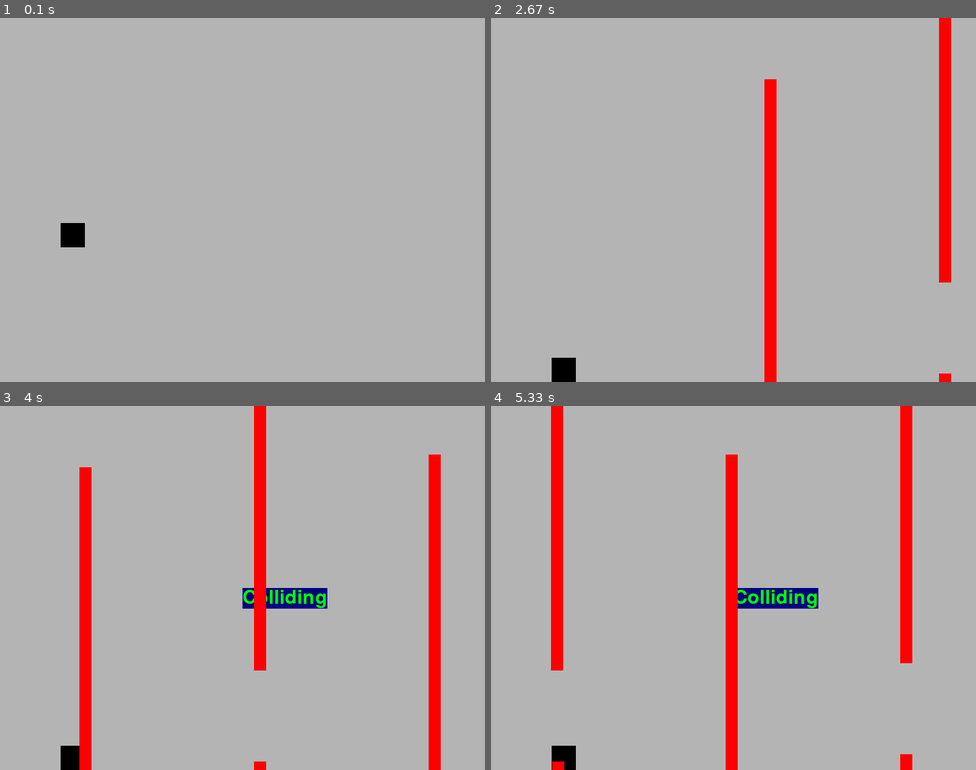
Above: before the commit, frames 1-4 (two rows, left to right).
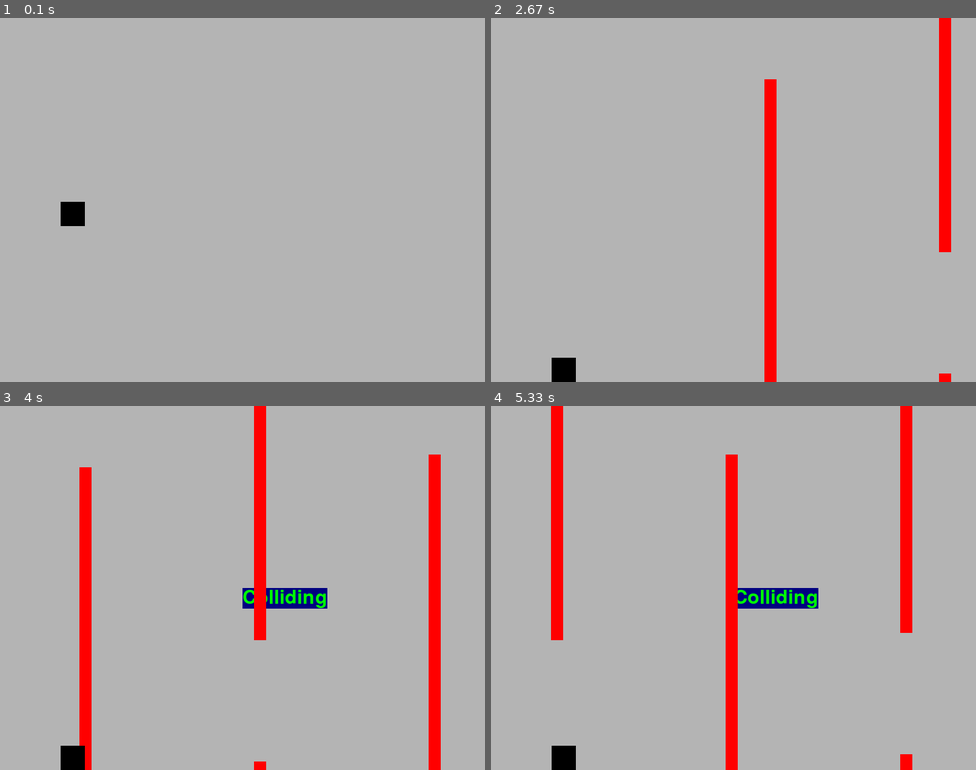
Above: after the commit, the same moments.

Repository: rodolfofrainer/pytorchPygameAI
Game: pygame game, started from main.py
The game is run twice, just before and just after one commit, with the same random seed, the same clock (stepped at 60 frames per second) and the same inputs.
Inputs:
- Up to frame 1 (0.1 s): no input
- Up to frame 2 (2.67 s): tap Space at 0.33 s
- Up to frame 3 (4 s): no input
- Up to frame 4 (5.33 s): no input

The runs differ from the first frame. In frame 1, 0.6% of the frame differs, in the area x 12-18%, y 50-63%; in frame 2, 0.2%; in frame 3, 0.3%; in frame 4, 0.5%.

Commit message:
incorporate acceleration based speed into player

Diff:
--- a/constants.py
+++ b/constants.py
@@ -5,5 +5,5 @@
 FPS = 144
 
 # Constants for gravity and player movement
-GRAVITY_CONST = 500
-PLAYER_SPEED = 800
+GRAVITY_CONST = 9.8
+PLAYER_ACCELERATION = 1000
--- a/main.py
+++ b/main.py
@@ -1,26 +1,26 @@
+import pygame
+from random import randint
 from player_class import Player
 from obstacle_class import Obstacle
-import pygame
-from random import randint
 from constants import *
 
 # Initialize pygame
 pygame.init()
 
+# Set up the display
+pygame.display.set_caption('Show Text')
+screen = pygame.display.set_mode((SCREEN_WIDTH, SCREEN_HEIGHT))
+clock = pygame.time.Clock()
 
 # Variables for obstacle generation
 obstacle_interval = FPS * 1
 obstacle_interval_counter = 0
 obstacles_list = []
 
-# Set up the display
-pygame.display.set_caption('Show Text')
-screen = pygame.display.set_mode((SCREEN_WIDTH, SCREEN_HEIGHT))
-clock = pygame.time.Clock()
-
 # Player setup
+player = Player(SCREEN_WIDTH // 8, SCREEN_HEIGHT // 2, 40)
 gravity = GRAVITY_CONST
-player = Player(SCREEN_WIDTH // 8, SCREEN_HEIGHT // 2, 40)
+player_acceleration = 0
 
 # Font for collision text
 font = pygame.font.Font('freesansbold.ttf', 32)
@@ -31,6 +31,7 @@
 
 # Game loop
 while RUNNING:
+    # Event handling
     for event in pygame.event.get():
         if event.type == pygame.QUIT:
             RUNNING = False
@@ -44,20 +45,17 @@
     # Check keyboard input
     key_pressed = pygame.key.get_pressed()
 
-    # Draw the player
-    pygame.draw.rect(screen, (0, 0, 0), (player.x,
-                     player.y, player.size, player.size))
+    # Modify player acceleration and velocity based on input
+    if key_pressed[pygame.K_SPACE]:
+        player_acceleration = - PLAYER_ACCELERATION
+    else:
+        player_acceleration = PLAYER_ACCELERATION
 
-    # Modify gravity and player position based on input
-    if key_pressed[pygame.K_SPACE]:
-        gravity = 0
-        if player.y > 0:
-            player.y -= PLAYER_SPEED * dt
-        else:
-            player.y = 0
-    else:
-        gravity = GRAVITY_CONST
-        player.y += gravity * dt
+    player.velocity += player_acceleration * dt
+    player.y += player.velocity * dt
+
+    # Apply gravity to the player's velocity
+    player.velocity += gravity * dt
 
     # Stop player from going off screen
     player.y = max(0 - player.size, min(player.y, SCREEN_HEIGHT - player.size))
@@ -72,31 +70,27 @@
             x=SCREEN_WIDTH + 5, y=randint(80, SCREEN_HEIGHT), height=SCREEN_HEIGHT)
         obstacles_list.append(new_obstacle)
 
-        # Create a mirror obstacle with a 60-pixel window
+        # Create a mirror obstacle with a 200-pixel window
         mirror_obstacle = new_obstacle.create_mirror_obstacle()
         obstacles_list.append(mirror_obstacle)
 
         obstacle_interval_counter = 0  # Reset the interval counter
 
+    # Obstacle movement and collision detection
     for obstacle in obstacles_list:
-        # Move and draw the obstacle
         obstacle.move_obstacle(2)
         pygame.draw.rect(screen, (255, 0, 0), (obstacle.x,
                          obstacle.y, obstacle.width, obstacle.height))
 
-        # Check for collision with player
         if obstacle.is_colliding(player):
             screen.blit(text, (SCREEN_WIDTH // 2, SCREEN_HEIGHT // 2))
 
-        # Remove obstacles that are off-screen
         if obstacle.x < 0 - obstacle.width:
             obstacles_list.remove(obstacle)
 
-    # [DEBUG]
-    # Print player position, gravity, and obstacle interval
-    # print(player.x, player.y)
-    # print(gravity)
-    # print(obstacle_interval_counter)
+    # Draw the player
+    pygame.draw.rect(screen, (0, 0, 0), (player.x,
+                     player.y, player.size, player.size))
 
     # Update the display
     pygame.display.flip()
--- a/obstacle_class.py
+++ b/obstacle_class.py
@@ -18,4 +18,4 @@
         self.x -= moving_speed
 
     def create_mirror_obstacle(self):
-        return Obstacle(self.x, self.y - SCREEN_HEIGHT - 150, self.height, self.width)
+        return Obstacle(self.x, self.y - SCREEN_HEIGHT - 200, self.height, self.width)
--- a/player_class.py
+++ b/player_class.py
@@ -3,3 +3,4 @@
         self.x = int(x)
         self.y = int(y)
         self.size = size
+        self.velocity = 0
